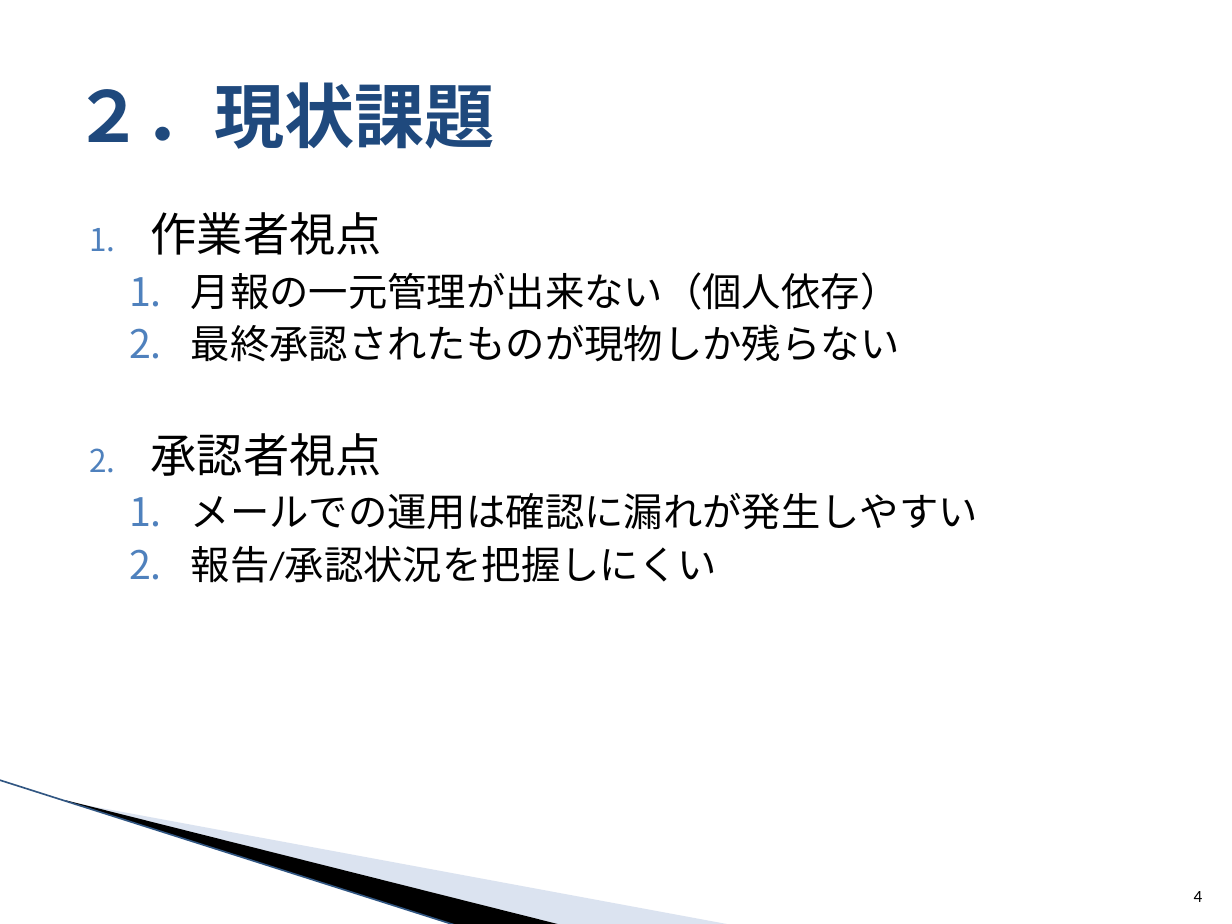
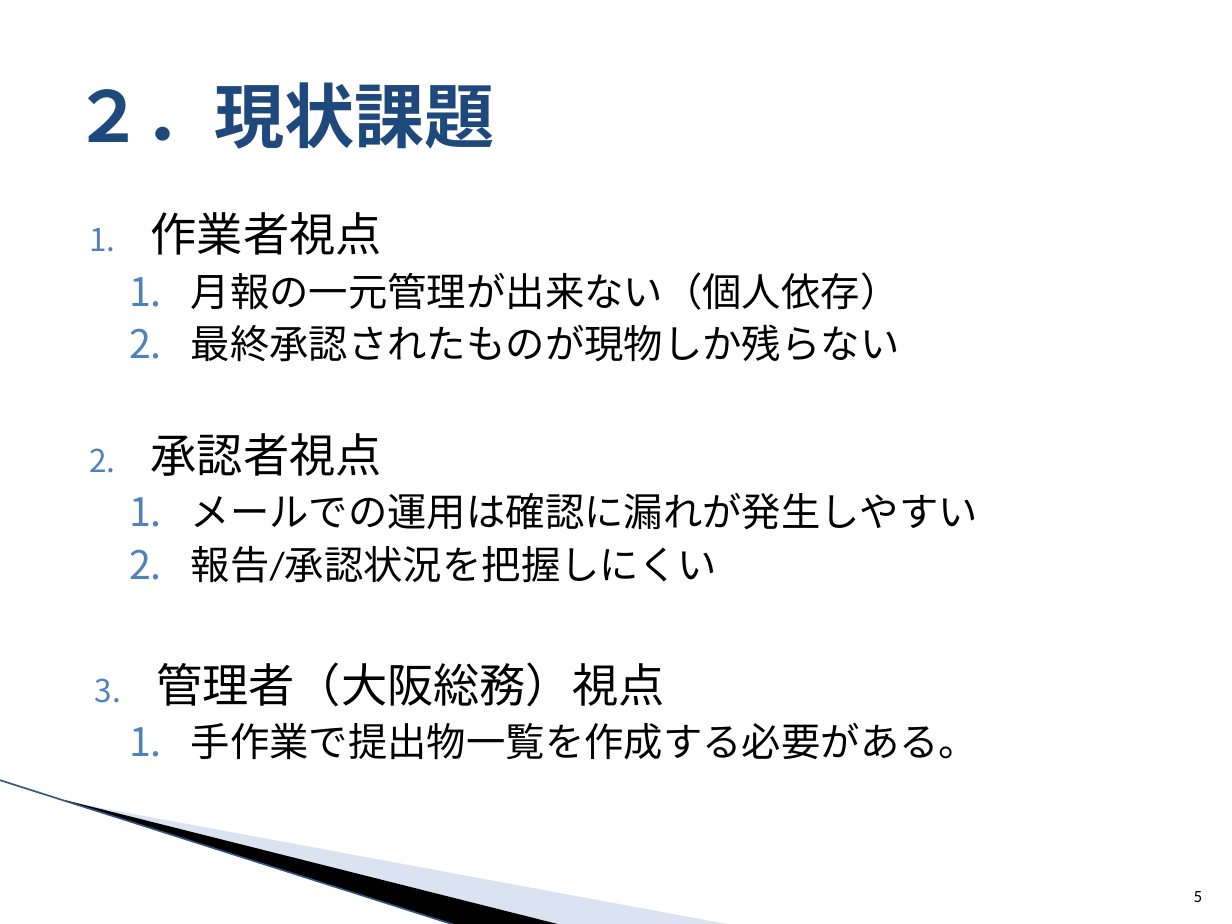
Before and after one commit to around7days/AppFreeMemo, a slide deck: slide 5 of 設計書/00_提案/1_月報管理システム 提案資料.pptx (slide 4 before the commit). Drawn at 1232x924 pixels with LibreOffice and Linux fonts; fonts in the diff are those of the drawing; background and template pictures are left out. Boxes give left, top, right and bottom in pixels: in the first picture for what was removed or moved away, otherwise in the second. Text is boxed around its words. In the diff, an @@ line names an element or a change of style, - is before the commit and + after.

```diff
--- a/設計書/00_提案/1_月報管理システム 提案資料.pptx
+++ b/設計書/00_提案/1_月報管理システム 提案資料.pptx
@@ text at (156, 662, 978, 759): paragraphs added @@
+3. 管理者（大阪総務）視点
+  1. 手作業で提出物一覧を作成する必要がある。
@@ page number at (1194, 891, 1203, 902): text changed @@
-4
+5
```
Also in this commit, not shown: 5 other slides changed, 1 slide added, 19 other files.
